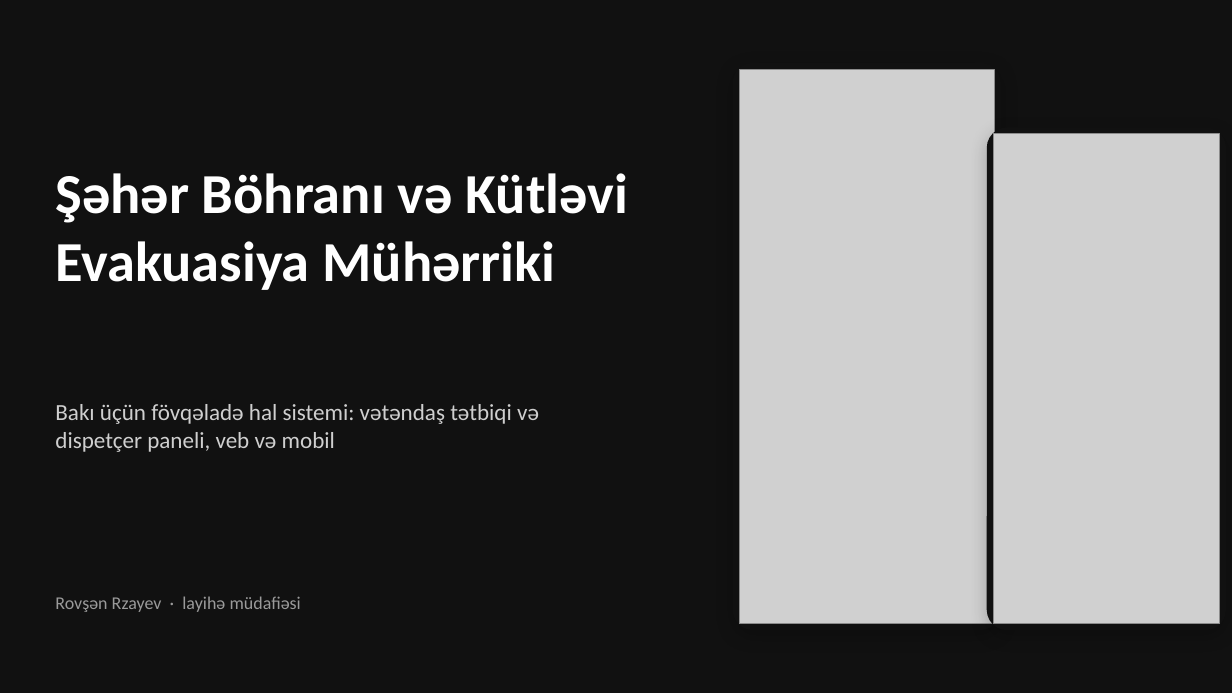
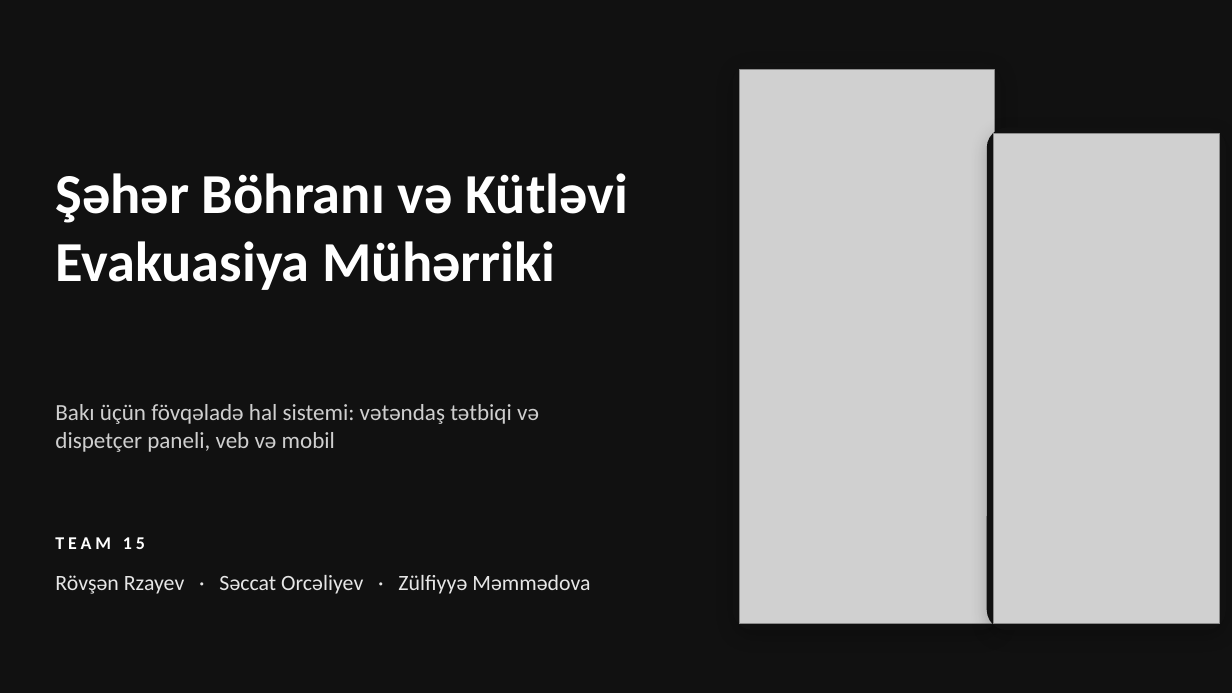
Before and after one commit to rovsenrza/Urban-Crisis-Crowd-Evacuation-Engine, a slide deck: slide 1 of docs/presentation/evakuasiya-mudafie.pptx. Drawn at 1232x693 pixels with LibreOffice and Linux fonts; fonts in the diff are those of the drawing; grey boxes stand for pictures. Boxes give left, top, right and bottom in pixels: in the first picture for what was removed or moved away, otherwise in the second. Text is boxed around its words. In the diff, an @@ line names an element or a change of style, - is before the commit and + after.

```diff
--- a/docs/presentation/evakuasiya-mudafie.pptx
+++ b/docs/presentation/evakuasiya-mudafie.pptx
@@ text added at box(55, 537, 145, 549), 14 pt, text #FFFFFF, bold @@
+TEAM 15
@@ text removed at box(55, 596, 301, 612) @@
-Rovşən Rzayev · layihə müdafiəsi
@@ text added at box(55, 575, 590, 594), 17 pt, text #E6E6E6 @@
+Rövşən Rzayev · Səccat Orcəliyev · Zülfiyyə Məmmədova
```
Also in this commit, not shown: 1 other file.
